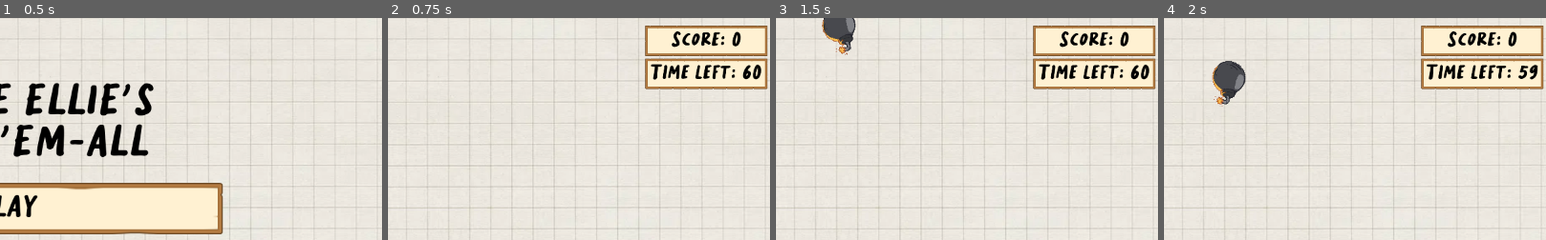
Above: before the commit, frames 1-4 (left to right).
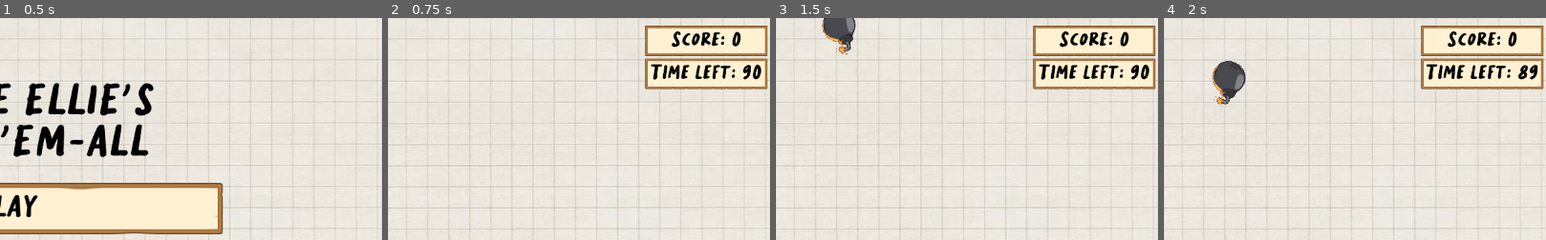
Above: after the commit, the same moments.

Repository: Emma-Fuller/CourierBirthday2023
Game: Godot game, scene res://Scenes/TitleScene/TitleScene.tscn
Same seed, same stepped clock (60 frames per second), same inputs: the game is played once before the commit and once after it. Sound files missing from this copy of the repository are replaced by a short silence.
Inputs:
- Up to frame 1 (0.5 s): no input
- Up to frame 2 (0.75 s): click "PLAY" at 0.5 s
- Up to frame 3 (1.5 s): tap Enter at 1.25 s; hold Right (ui_right) from 1.28 s (still down)
- Up to frame 4 (2 s): keep holding Right (ui_right)
The pictures show only the part of the screen within x 49-99%, y 0-50%; the shares and areas given below are measured in that part.

Frame 1 is identical in both runs. In frame 2, less than 0.1% of the frame differs, in the area x 92-95%, y 21-28%; in frame 3, less than 0.1%; in frame 4, 0.4%, in the area x 68-96%, y 21-28%.

Commit message:
Add input mappings and stun

Diff:
--- /dev/null
+++ b/Globals/OHFUCKManager.gd
@@ -0,0 +1,5 @@
+extends Node
+
+func _unhandled_input(event):
+	if event.is_action_pressed("QUIT ABRUPTLY"):
+		get_tree().quit()
--- a/Scenes/FallingItem/FallingItem.gd
+++ b/Scenes/FallingItem/FallingItem.gd
@@ -42,6 +42,10 @@
 	ScoreManager.score += item_data.score_value
 	destroy_deferred.call_deferred()
 
+	if item_data.score_value < 0:
+		var player = get_tree().get_first_node_in_group("player")
+		player.stun_for(1)
+
 	drop_controller.item_got(item_data.name)
 
 func destroy_deferred():
--- a/Scenes/Game/TimeLeft.gd
+++ b/Scenes/Game/TimeLeft.gd
@@ -1,6 +1,6 @@
 extends Label
 
-@export var initial_time = 60
+@export var initial_time = 90
 var current_time
 
 signal game_ended
--- a/Scenes/Player/Player.gd
+++ b/Scenes/Player/Player.gd
@@ -3,12 +3,13 @@
 @export var speed = 300
 var moving = true
 
+var stunned = false
+
 # Called every frame. 'delta' is the elapsed time since the previous frame.
 func _process(delta):
-	var movingVector = Vector2(
-		Input.get_axis("ui_left", "ui_right"),
-		0
-	)
+	if stunned: return
+
+	var movingVector = Vector2(Input.get_axis("Move Left", "Move Right"), 0)
 
 	if not moving and movingVector.length() != 0:
 		$"Ellie Sprite".play("walking")
@@ -25,3 +26,14 @@
 		scale.x = -0.25
 
 	position += movingVector * speed * delta
+
+func stun_for(duration: int):
+	if not stunned:
+		moving = false
+		$"Ellie Sprite".scale.y = -1
+		$"Ellie Sprite".play("walking")
+		stunned = true
+		await get_tree().create_timer(duration).timeout
+		$"Ellie Sprite".scale.y = 1
+		$"Ellie Sprite".play("neutral")
+		stunned = false
--- a/project.godot
+++ b/project.godot
@@ -19,6 +19,7 @@
 
 ScoreManager="*res://Globals/ScoreManager.gd"
 MusicManager="*res://Globals/MusicManager.gd"
+OhfuckManager="*res://Globals/OHFUCKManager.gd"
 
 [display]
 
@@ -33,9 +34,21 @@
 
 [input]
 
-"Spawn Item (DEBUG)"={
+"QUIT ABRUPTLY"={
 "deadzone": 0.5,
-"events": [Object(InputEventKey,"resource_local_to_scene":fa …(140 unchanged characters)… d":false,"keycode":0,"physical_keycode":32,"key_label":0,"unicode":32,"echo":false,"script":null)
+"events": [Object(InputEventKey,"resource_local_to_scene":fa …(140 unchanged characters)… d":false,"keycode":0,"physical_keycode":4194305,"key_label":0,"unicode":0,"echo":false,"script":null)
+]
+}
+"Move Left"={
+"deadzone": 0.5,
+"events": [Object(InputEventKey,"resource_local_to_scene":false,"resource_name":"","device":-1,"window_id":0,"alt_pressed":false,"shift_pressed":false,"ctrl_pressed":false,"meta_pressed":false,"pressed":false,"keycode":0,"physical_keycode":4194319,"key_label":0,"unicode":0,"echo":false,"script":null)
+, Object(InputEventKey,"resource_local_to_scene":false,"resource_name":"","device":-1,"window_id":0,"alt_pressed":false,"shift_pressed":false,"ctrl_pressed":false,"meta_pressed":false,"pressed":false,"keycode":0,"physical_keycode":65,"key_label":0,"unicode":97,"echo":false,"script":null)
+]
+}
+"Move Right"={
+"deadzone": 0.5,
+"events": [Object(InputEventKey,"resource_local_to_scene":false,"resource_name":"","device":-1,"window_id":0,"alt_pressed":false,"shift_pressed":false,"ctrl_pressed":false,"meta_pressed":false,"pressed":false,"keycode":0,"physical_keycode":4194321,"key_label":0,"unicode":0,"echo":false,"script":null)
+, Object(InputEventKey,"resource_local_to_scene":false,"resource_name":"","device":-1,"window_id":0,"alt_pressed":false,"shift_pressed":false,"ctrl_pressed":false,"meta_pressed":false,"pressed":false,"keycode":0,"physical_keycode":68,"key_label":0,"unicode":100,"echo":false,"script":null)
 ]
 }
 
